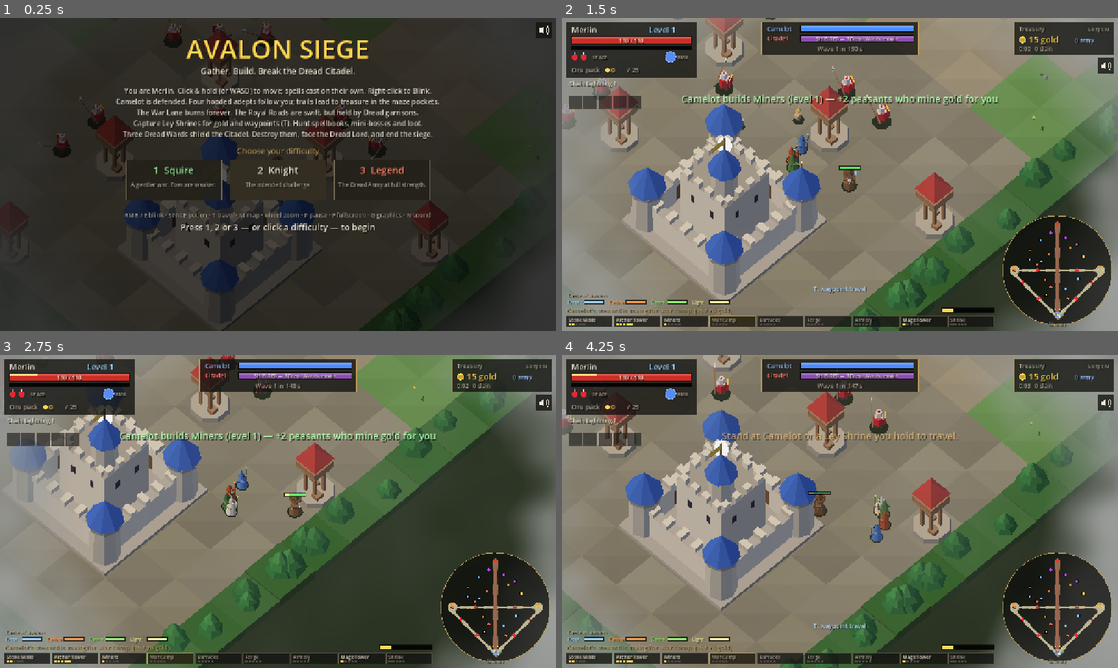
Above: before the commit, frames 1-4 (two rows, left to right).
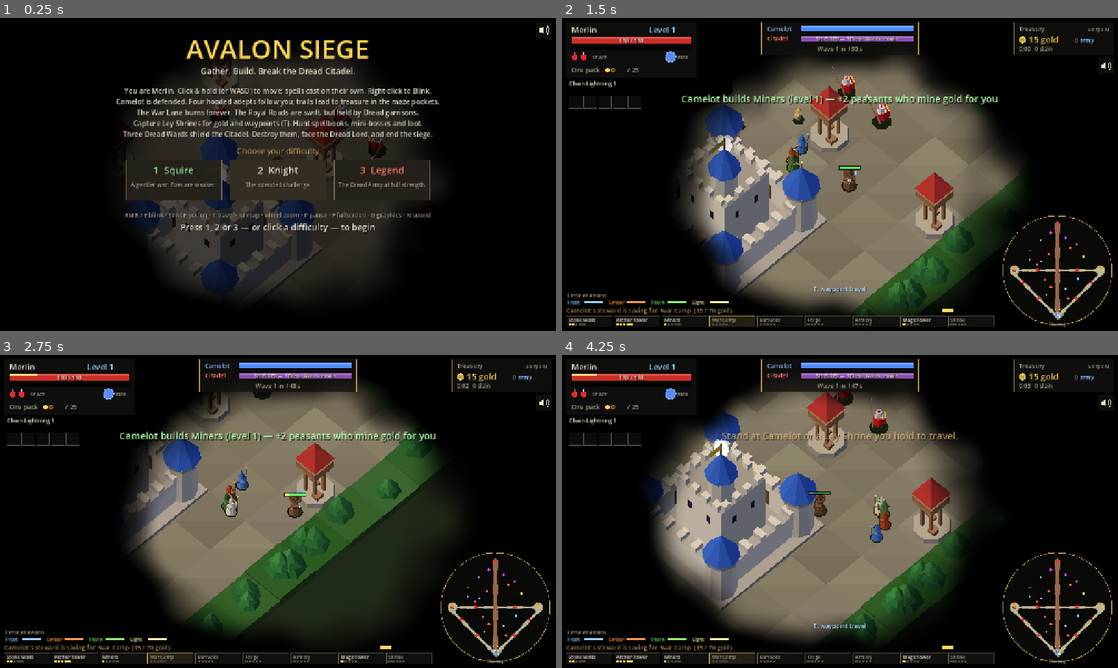
Above: after the commit, the same moments.

Repository: Kmad666/avalon-siege
Game: Godot game, scene res://scenes/main.tscn
Two runs of this game, one before a commit and one after it. Both use one fixed random seed, a clock stepped at 60 frames per second and the inputs below.
Inputs (mouse positions are in pixels of both pictures, inside the frame that each line leads up to):
- Up to frame 1 (0.25 s): no input
- Up to frame 2 (1.5 s): tap Enter at 0.5 s; move the mouse to (962, 158) at 0.52 s; hold D (move_right) 0.53-1.28 s; tap 1 at 0.6 s; click (962, 158) at 0.67 s; tap Space at 0.77 s; move the mouse to (728, 190) at 1.27 s; hold S (move_down) from 1.28 s (still down); tap 3 at 1.35 s
- Up to frame 3 (2.75 s): tap Space at 1.52 s; move the mouse to (333, 442) at 2.02 s; release S (move_down) at 2.03 s; hold D (move_right) from 2.03 s (still down); tap 9 at 2.1 s
- Up to frame 4 (4.25 s): move the mouse to (812, 574) at 2.77 s; release D (move_right) at 2.78 s; hold W (move_up) 2.78-3.53 s; tap T at 2.85 s; click (812, 574) at 2.92 s; tap Space at 3.02, 3.77 s; move the mouse to (1006, 558) at 3.52 s; hold A (move_left) from 3.53 s (still down); tap Enter at 3.6 s

The runs differ from the first frame. In frame 1, 65% of the frame differs, in the area x 0-100%, y 0-100%; in frame 2, 63%; in frame 3, 61%; in frame 4, 64%.

Commit message:
War Lane gives no rewards; pitch-black, closer fog of war
- Enemies marching on the War Lane drop no gold, soul gems or loot when they
  die, so the lane is a pure battle of attrition (no passive XP farming)
- Fog is now pitch black with a ragged edge, and closes in tighter around
  Merlin (clear radius 11 m -> 7.5 m); labels and minimap sightings follow

Co-Authored-By: Claude Opus 5.5 <noreply@anthropic.com>
Claude-Session: https://claude.ai/code/session_01KidadRycBef9vnX6TmkFiq

Diff:
--- a/scripts/fog.gd
+++ b/scripts/fog.gd
@@ -1,7 +1,7 @@
 class_name Fog
 extends ColorRect
-## Silent Hill fog: a grey, slowly drifting haze that swallows everything
-## beyond a short radius around Merlin. One full-screen quad, a few noise
+## Fog of war: pitch-black darkness that swallows everything beyond a short,
+## ragged circle of light around Merlin. One full-screen quad, a few noise
 ## lookups per pixel; cheap on integrated graphics.
 
 const SHADER := """
@@ -11,10 +11,10 @@
 uniform vec2 screen_size = vec2(1280.0, 720.0);
 uniform vec2 center = vec2(640.0, 360.0);
 uniform vec2 radii = vec2(200.0, 160.0);
-uniform float fade = 1.75;
-uniform float max_alpha = 0.94;
+uniform float fade = 1.45;
+uniform float max_alpha = 1.0;
 uniform float t = 0.0;
-uniform vec3 fog_color = vec3(0.6, 0.61, 0.6);
+uniform vec3 fog_color = vec3(0.0, 0.0, 0.0);
 
 float hash(vec2 p) { return fract(sin(dot(p, vec2(127.1, 311.7))) * 43758.5453); }
 float noise(vec2 p) {
@@ -32,8 +32,8 @@
 	float n = noise(px * 0.0045 + vec2(t * 0.06, t * 0.025)) * 0.6
 		+ noise(px * 0.013 - vec2(t * 0.09, -t * 0.03)) * 0.4;
 	float a = smoothstep(1.0, fade, r + (n - 0.5) * 0.45);
-	a = max(a * max_alpha, 0.08 + 0.1 * n);
-	COLOR = vec4(fog_color * (0.9 + 0.2 * n), a);
+	a = a * max_alpha;
+	COLOR = vec4(fog_color, a);
 }
 """
 
--- a/scripts/hud.gd
+++ b/scripts/hud.gd
@@ -91,7 +91,7 @@
 	var fb := game.horde.fbucket
 	for u in game.horde.enemies:
 		var p := u.pos
-		var s := (hp - p).length_squared() < 400.0 or (cp - p).length_squared() < 500.0
+		var s := (hp - p).length_squared() < 120.0 or (cp - p).length_squared() < 500.0
 		if not s:
 			for sh in shrines:
 				if (sh.pos - p).length_squared() < 150.0:
--- a/scripts/main.gd
+++ b/scripts/main.gd
@@ -37,7 +37,7 @@
 var _hud_t := 0.0
 var _pulse_t := 4.0
 var garrison_caps: Array[Unit] = []
-const VISION := 11.0
+const VISION := 7.5
 var castle: Castle
 var hero: Hero
 var hud: HUD
@@ -934,6 +934,9 @@
 
 func on_enemy_killed(u: Unit) -> void:
 	kills += 1
+	# The War Lane is a battle of attrition: its fallen leave no gold or soul gems.
+	if u.mode == "march":
+		return
 	fx.drop("gem", u.pos, u.xp)
 	if u.structure:
 		marks.on_ward_destroyed(u)
Not shown, changed: README.md
